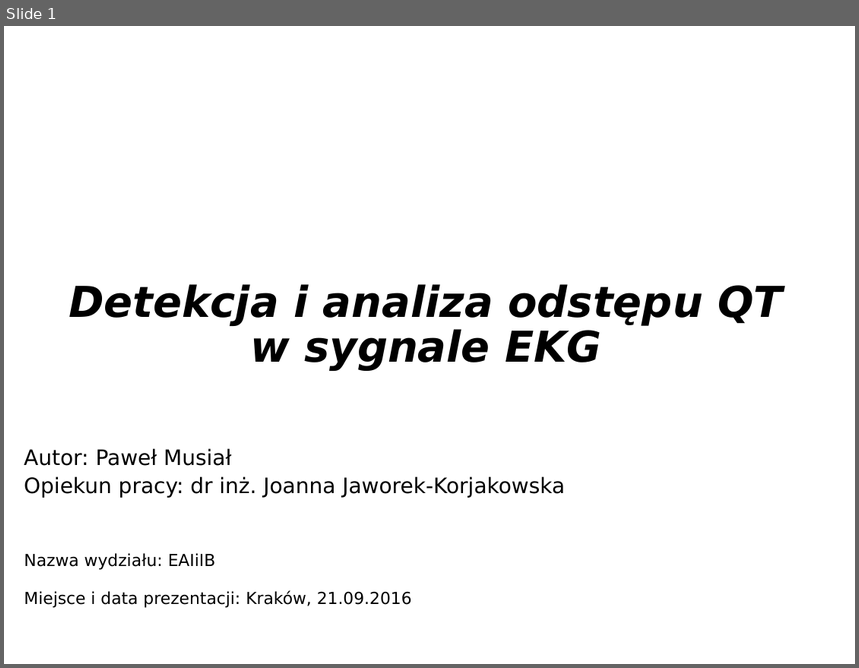
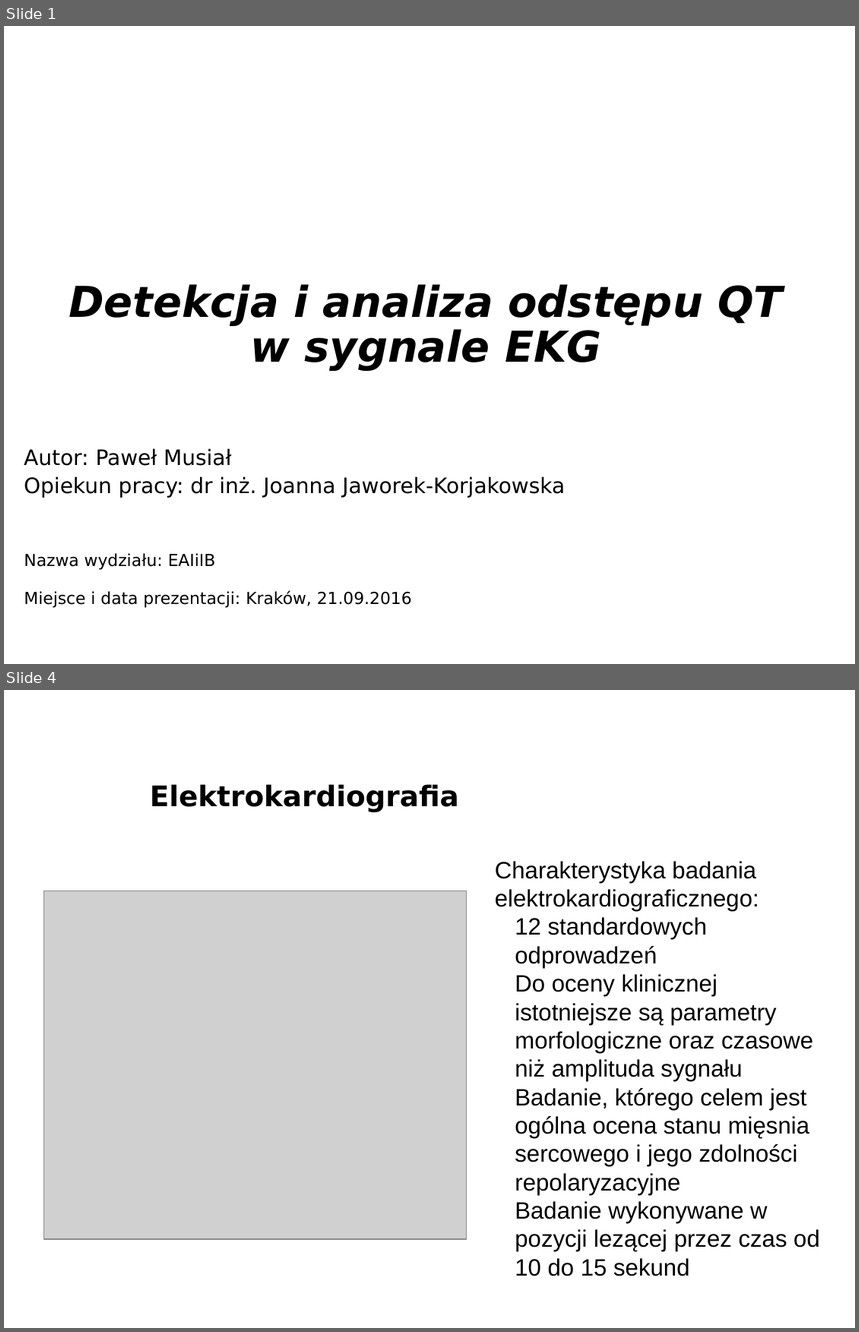
Before and after one commit to pawcio16m/MasterThesis_QTIntervalsCalc, a slide deck: PrezentacjaMagisterska.odp. Shown one above the other, each under a label of ours: slide 1 before the commit, slides 1 and 4 after it; the slides between them are not shown. The pictures are 859x668 and 859x1332 pixels, drawn with LibreOffice and Linux fonts; fonts in the diff are those of the drawing; grey boxes stand for pictures; background and template pictures are left out. Boxes give left, top, right and bottom in pixels: in the first picture for what was removed or moved away, otherwise in the second. Text is boxed around its words. In the diff, an @@ line names an element or a change of style, - is before the commit and + after.

```diff
--- a/PrezentacjaMagisterska.odp
+++ b/PrezentacjaMagisterska.odp
@@ slide 4 added at [4, 690, 855, 1328], background picture (left out) @@
@@ title added at [150, 784, 459, 812], 24 pt, text #000000, bold @@
+Elektrokardiografia
@@ text added at [495, 861, 820, 1277], 20 pt, text #000000 @@
+Charakterystyka badania elektrokardiograficznego:
+● 12 standardowych odprowadzeń
+● Do oceny klinicznej istotniejsze są parametry morfologiczne oraz czasowe niż amplituda sygnału
+● Badanie, którego celem jest ogólna ocena stanu mięsnia sercowego i jego zdolności repolaryzacyjne
+● Badanie wykonywane w pozycji lezącej przez czas od 10 do 15 sekund
@@ picture added at [44, 891, 466, 1239] @@
@@ text added at [715, 1306, 855, 1328], 11 pt, text #FFFFFF, bold @@
+www.agh.edu.pl
```
Also in this commit, not shown: 8 slides changed, 4 other slides added.
